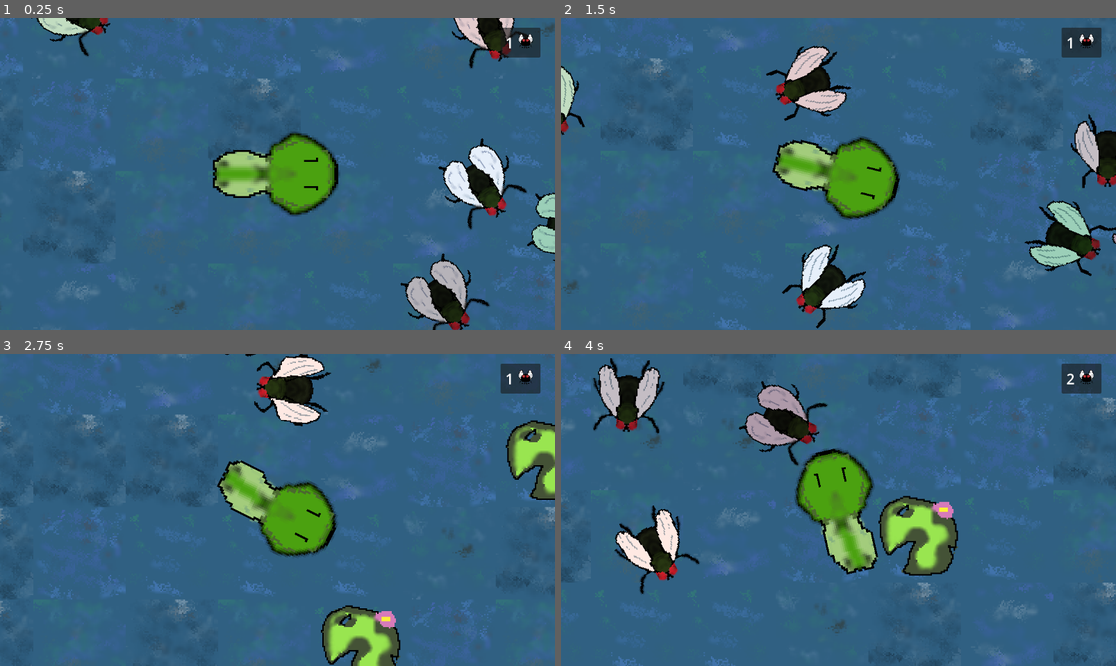
Above: before the commit, frames 1-4 (two rows, left to right).
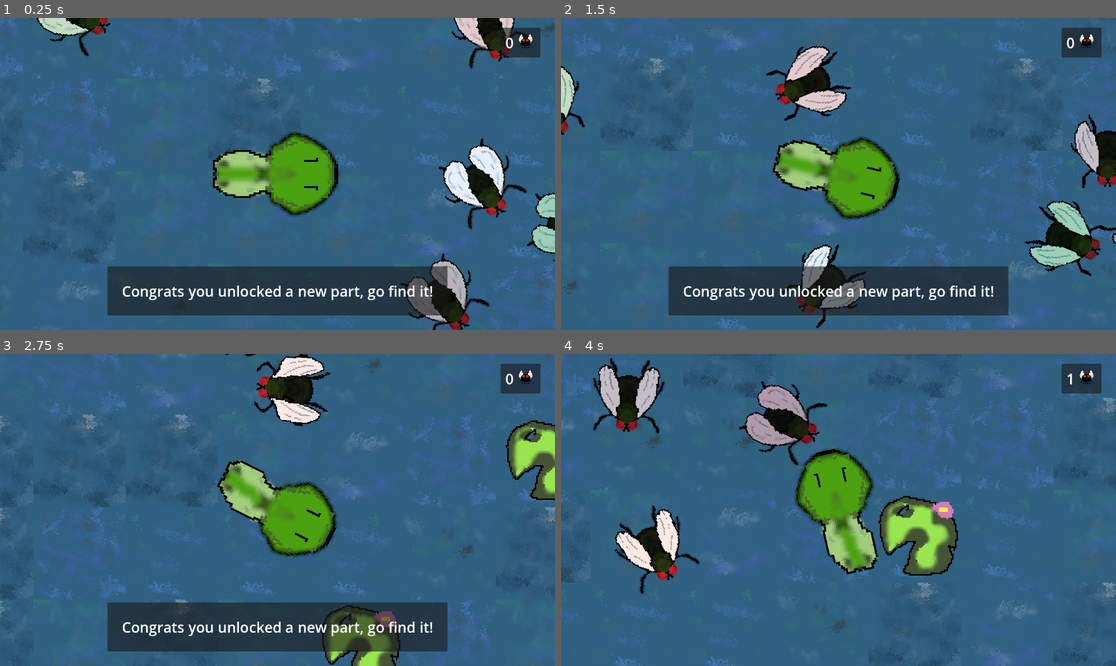
Above: after the commit, the same moments.

Repository: ibricchi/kikkerkoken
Game: Godot game, scene res://swamp.tscn
The game is run twice, just before and just after one commit, with the same random seed, the same clock (stepped at 60 frames per second) and the same inputs.
Inputs:
- Up to frame 1 (0.25 s): no input
- Up to frame 2 (1.5 s): hold D (right) 0.53-1.28 s; hold S (down) from 1.28 s (still down)
- Up to frame 3 (2.75 s): release S (down) at 2.03 s; hold D (right) from 2.03 s (still down)
- Up to frame 4 (4 s): release D (right) at 2.78 s; hold W (up) 2.78-3.53 s; hold A (left) from 3.53 s (still down)

The runs differ from the first frame. In frame 1, 9.4% of the frame differs, in the area x 19-93%, y 6-96%; in frame 2, 9.1%; in frame 3, 9.6%; in frame 4, less than 0.1%.

Commit message:
Add notification system

Diff:
--- a/scripts/fly_trap.gd
+++ b/scripts/fly_trap.gd
@@ -4,8 +4,8 @@
 func _ready():
 	self.monitoring = false
 
-@export var body_entered_callback: Callable: set = set_callback
-
-func set_callback(callback: Callable):
-	self.body_entered.connect(callback)
-	self.monitoring = true
+@export var body_entered_callback: Callable:
+	set(callback):
+		self.body_entered.connect(callback)
+		self.monitoring = true
+		body_entered_callback = callback
--- a/scripts/player.gd
+++ b/scripts/player.gd
@@ -7,10 +7,10 @@
 @export var rotation_speed: float = 10
 
 @onready var camera: Camera2D = get_node("camera")
-@onready var zoom: Vector2 = Vector2(3,3): set = _set_zoom
-func _set_zoom(_zoom: Vector2):
-	zoom = _zoom
-	camera.zoom = zoom
+@onready var zoom: Vector2 = Vector2(3,3):
+	set(_zoom):
+		zoom = _zoom
+		camera.zoom = zoom
 
 func _ready() -> void:
 	camera.zoom = zoom
--- a/scripts/swamp.gd
+++ b/scripts/swamp.gd
@@ -21,10 +21,22 @@
 	)
 	flies.push_back(fly)
 
-var points = 0:
+var points_to_next_part: int = 1;
+var ptnp_mult: float = 2;
+var points: int = 0:
 	set(new_points):
-		ui.update_point_counter(new_points)
 		points = new_points
+		if points >= points_to_next_part:
+			points -= points_to_next_part
+			print(points)
+			points_to_next_part *= ptnp_mult
+			release_a_new_part()
+		ui.update_point_counter(points)
+
+func release_a_new_part():
+	ui.notify("Congrats you unlocked a new part, go find it!")
+	pass
+
 func entered_point_trap(fly: Node2D):
 	if fly is Fly:
 		flies.erase(fly)
--- a/scripts/swamp_ui.gd
+++ b/scripts/swamp_ui.gd
@@ -2,6 +2,15 @@
 class_name SwampUI
 
 @onready var points_label: Label = $MarginContainer/PanelContainer/MarginContainer/GridContainer/points
-
 func update_point_counter(points: int):
 	points_label.text = str(points)
+
+@onready var notifiaction_container: MarginContainer = $NotificationContainer
+@onready var notification_box: PanelContainer = $NotificationContainer/NotificationBox
+@onready var notification_text: Label = $NotificationContainer/NotificationBox/MarginContainer/NotificationText
+@onready var notification_timer: Timer = $NotificationContainer/Timer
+func notify(msg: String, duration: int = 3, color: Color = Color.SEA_GREEN):
+	notification_text.text = msg
+	notifiaction_container.visible = true
+	notification_timer.timeout.connect(func(): notifiaction_container.visible = false)
+	notification_timer.start(duration)
--- a/swamp.tscn
+++ b/swamp.tscn
@@ -106,3 +106,34 @@
 texture = ExtResource("7_xi4gg")
 expand_mode = 3
 stretch_mode = 5
+
+[node name="NotificationContainer" type="MarginContainer" parent="UI"]
+visible = false
+anchors_preset = 7
+anchor_left = 0.5
+anchor_top = 1.0
+anchor_right = 0.5
+anchor_bottom = 1.0
+offset_left = -64.5
+offset_top = -40.0
+offset_right = 64.5
+grow_horizontal = 2
+grow_vertical = 0
+theme_override_constants/margin_bottom = 30
+
+[node name="NotificationBox" type="PanelContainer" parent="UI/NotificationContainer"]
+layout_mode = 2
+
+[node name="MarginContainer" type="MarginContainer" parent="UI/NotificationContainer/NotificationBox"]
+layout_mode = 2
+theme_override_constants/margin_left = 30
+theme_override_constants/margin_top = 30
+theme_override_constants/margin_right = 30
+theme_override_constants/margin_bottom = 30
+
+[node name="NotificationText" type="Label" parent="UI/NotificationContainer/NotificationBox/MarginContainer"]
+layout_mode = 2
+theme_override_font_sizes/font_size = 30
+text = "Notification Text"
+
+[node name="Timer" type="Timer" parent="UI/NotificationContainer"]
